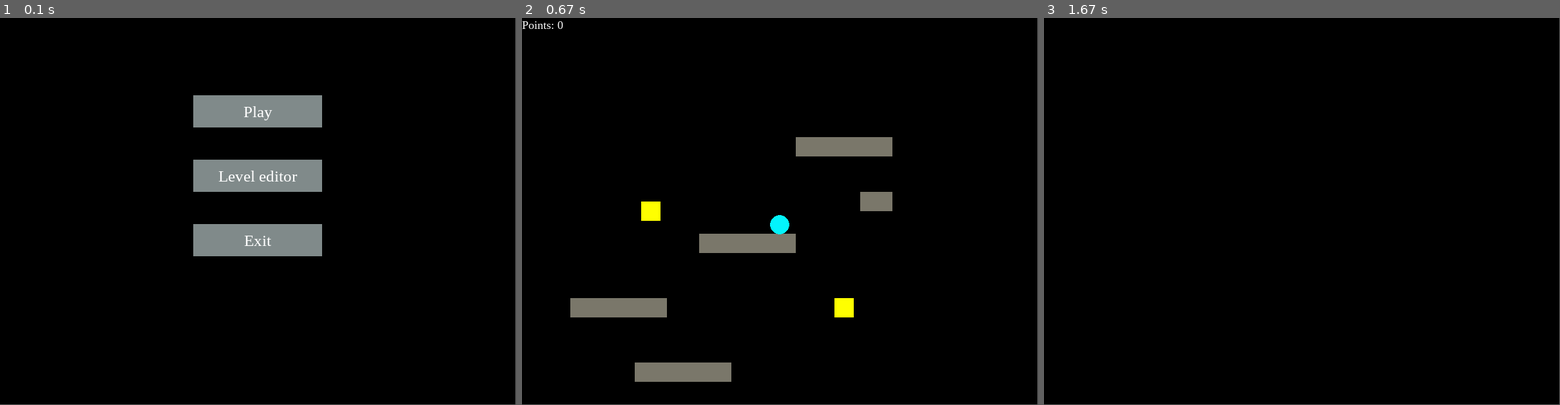
Above: before the commit, frames 1-3 (left to right).
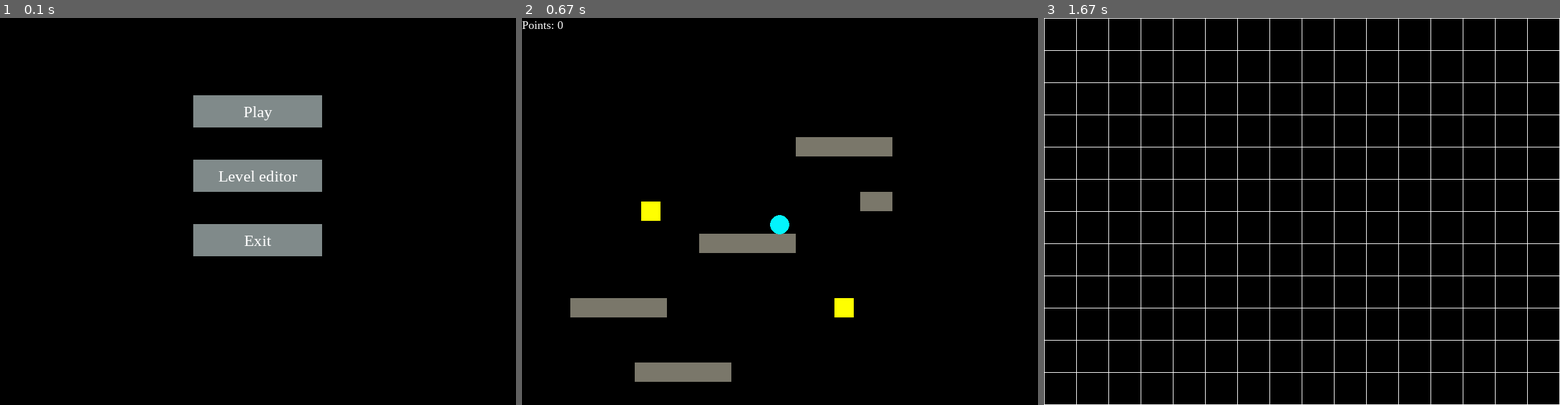
Above: after the commit, the same moments.

Repository: kamilxkruk/PyGamePlatformer
Game: pygame game, started from main.py
Same seed, same stepped clock (60 frames per second), same inputs: the game is played once before the commit and once after it.
Inputs (mouse positions are in pixels of both pictures, inside the frame that each line leads up to):
- Up to frame 1 (0.1 s): no input
- Up to frame 2 (0.67 s): click "Play" at 0.38 s
- Up to frame 3 (1.67 s): hold Esc 0.67-1.13 s; hold D 0.67-1.13 s; move the mouse to (1379, 76) at 0.7 s; click "Level editor" at 1.22 s
In our replay, the window is 800x600 before the commit and 801x601 after it. These sizes can differ from the game's own. Grey fills any space a smaller window leaves; there, only what the larger window draws over its background counts as a difference.

The runs differ from the first frame. In frame 1, only the window size differs. In frame 2, only the window size differs. In frame 3, 3.9% of the frame differs, in the area x 0-100%, y 0-100%.

Commit message:
Add grid to level editor

Diff:
--- a/gameObject.py
+++ b/gameObject.py
@@ -9,12 +9,12 @@
     def __init__(self):
         pygame.init()
 
-        self.screenSize = (SCREEN_WIDTH, SCREEN_HEIGHT) #Tuple
+        self.screenSize = (SCREEN_WIDTH+1, SCREEN_HEIGHT+1) #Tuple
         self.display = pygame.display.set_mode(self.screenSize)
         self.display_rect = self.display.get_rect()
         pygame.display.set_caption('First PyGame App')
         self.pyClock = pygame.time.Clock()
-        self.gameMode = 0 #0 - menu, 1 - gra, 2 - edit mode
+        self.gameMode = GAMEMODE_MENU #0 - menu, 1 - gra, 2 - edycja poziomu
         self.player = Player()
         self.levelEditor = LevelEditor()
         self.gravity = True
@@ -33,6 +33,8 @@
         self.exitLabelRect = self.exitLabel.get_rect()
         self.exitLabelRect.center = self.exitMenuRectangle.center
 
+
+
     # process game
     def process_game(self):
         while True:
@@ -47,30 +49,44 @@
             if event.type == pygame.QUIT:
                 sys.exit(0)
             elif event.type == pygame.KEYDOWN and event.key == pygame.K_ESCAPE:
-                self.gameMode = 0
+                self.gameMode = GAMEMODE_MENU
             elif event.type == pygame.MOUSEBUTTONUP:
                 mousePosition = pygame.mouse.get_pos()
-                if self.gameMenuRectangle.collidepoint(mousePosition):
-                    self.gameMode = 1
-                elif self.editMenuRectangle.collidepoint(mousePosition):
-                    self.gameMode = 2
-                elif self.exitMenuRectangle.collidepoint(mousePosition):
-                    sys.exit(0)
+
+                if self.gameMode == GAMEMODE_MENU:
+                    if self.gameMenuRectangle.collidepoint(mousePosition):
+                        self.gameMode = GAMEMODE_GAME
+                    elif self.editMenuRectangle.collidepoint(mousePosition):
+                        self.gameMode = GAMEMODE_LEVEL_EDITOR
+                    elif self.exitMenuRectangle.collidepoint(mousePosition):
+                        sys.exit(0)
+
+                elif self.gameMode == GAMEMODE_LEVEL_EDITOR:
+
+                    xId = mousePosition[0]//TILE_SIZE
+                    yId = mousePosition[1]//TILE_SIZE
+
+                    print(xId,yId)
+
+
 
     # read keyboard
     def read_keyboard(self):
         keys = pygame.key.get_pressed()
 
-        if self.gameMode == 1:
+        if self.gameMode == GAMEMODE_GAME:
             self.player.move(keys)
 
     def print(self):
         self.display.fill(BLACK)
 
-        if self.gameMode == 0:
+        if self.gameMode == GAMEMODE_MENU:
             self.print_menu()
-        elif self.gameMode == 1:
+        elif self.gameMode == GAMEMODE_GAME:
             self.print_game()
+        elif self.gameMode == GAMEMODE_LEVEL_EDITOR:
+            self.print_editor()
+
 
         pygame.display.flip()
 
@@ -84,3 +100,17 @@
         self.display.blit(self.gameLabel,self.gameLabelRect)
         self.display.blit(self.editLabel,self.editLabelRect)
         self.display.blit(self.exitLabel,self.exitLabelRect)
+
+    def print_editor(self):
+        for row in range(EDITOR_ROWS+1):
+            pygame.draw.line(self.display,WHITE,(0,row*TILE_SIZE),(SCREEN_WIDTH,row*TILE_SIZE))
+        for column in range(EDITOR_COLUMNS+1):
+            pygame.draw.line(self.display,WHITE,(column*TILE_SIZE,0),(column*TILE_SIZE,SCREEN_HEIGHT))
+
+#Rzeczy do zrobienia:
+# 1. Narysować siatkę (grid)
+# 2. Stworzyć listę zawierającą status naszych pól na mapie
+# 3. Dodać mechanizm podmieniana rodzaju pola po kliknięciu
+# 4. Zapis stanu poziomu do pliku
+# 5. Odczyt stanu poziomu z pliku
+# 6. Zamiana poziomu w grze na ten z edytora
--- a/settings.py
+++ b/settings.py
@@ -25,3 +25,13 @@
     (350,350),
     (550,285,50)
 ]
+
+#Level editor settings
+TILE_SIZE = 50
+EDITOR_ROWS = SCREEN_HEIGHT//TILE_SIZE
+EDITOR_COLUMNS = SCREEN_WIDTH//TILE_SIZE
+
+#Game mode consts
+GAMEMODE_MENU = 0
+GAMEMODE_GAME = 1
+GAMEMODE_LEVEL_EDITOR = 2
